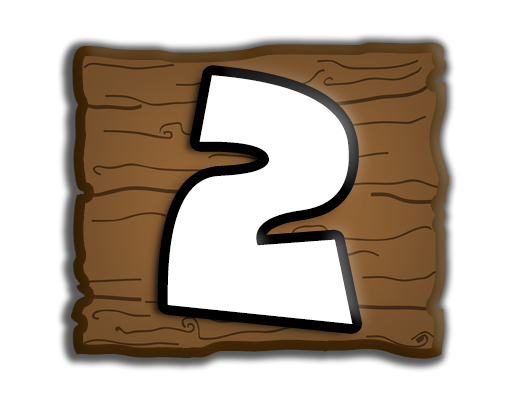
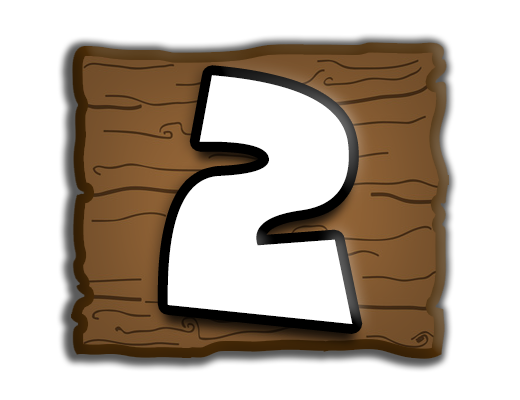
Before/after of a 520px x 400px layered artwork. What changed in the layer stack:
pixels changed over (149, 77, 361, 349) (layer not identified)
